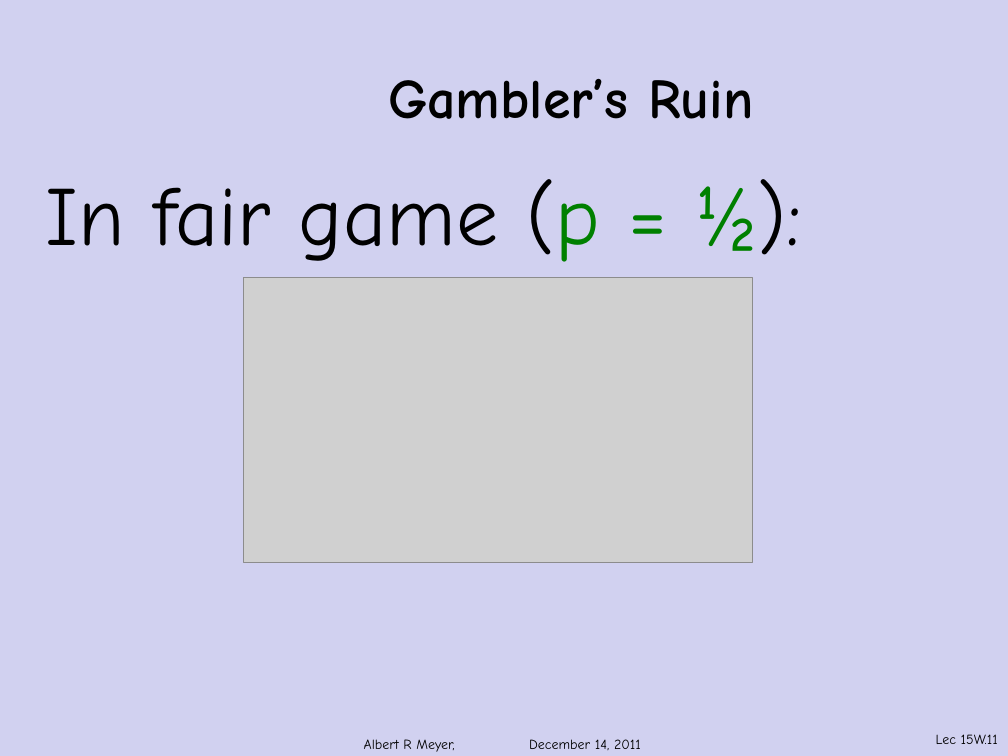
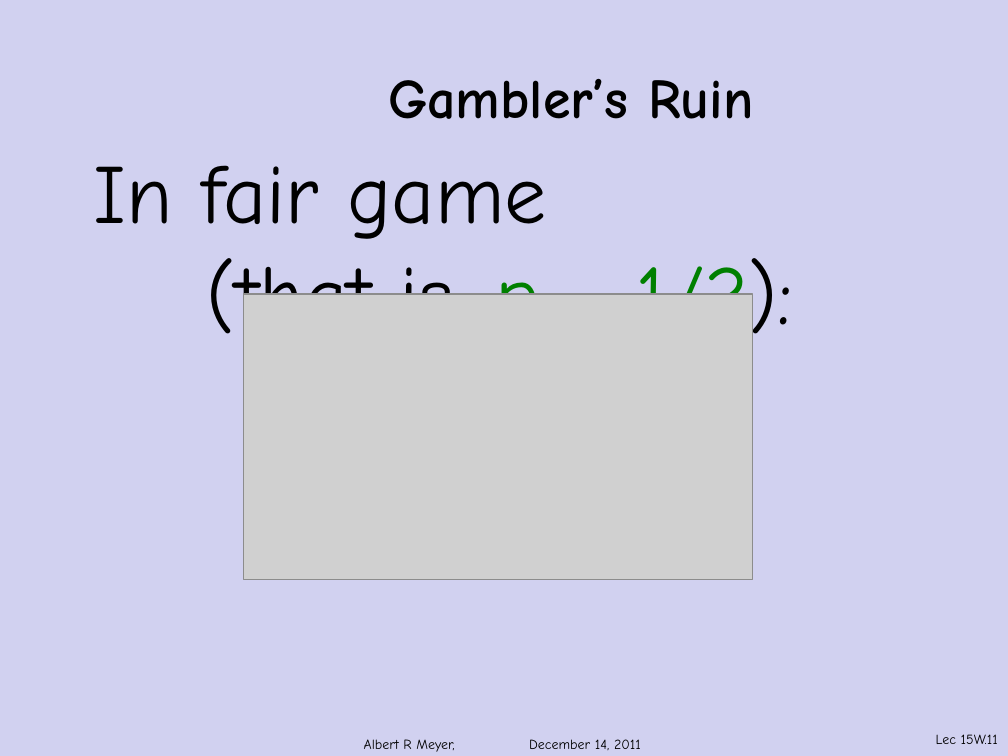
Before and after one commit to armeyer/mcs_web, a slide deck: slide 11 of fall11/slidesF11/slides15w.pptx. Drawn at 1008x756 pixels with LibreOffice and Linux fonts; fonts in the diff are those of the drawing; grey boxes stand for pictures; background and template pictures are left out. Boxes give left, top, right and bottom in pixels: in the first picture for what was removed or moved away, otherwise in the second. Text is boxed around its words. In the diff, an @@ line names an element or a change of style, - is before the commit and + after.

```diff
--- a/fall11/slidesF11/slides15w.pptx
+++ b/fall11/slidesF11/slides15w.pptx
@@ text at <box>94,165,793,350</box>: text changed @@
-In fair game (p = ½):
+In fair game
+(that is, p = 1/2):
@@ picture: place and size @@
-picture at <box>244,277,753,562</box>
+picture at <box>244,294,753,580</box>
```
Also in this commit, not shown: 19 other slides changed, 6 slides added, 1 other file.
